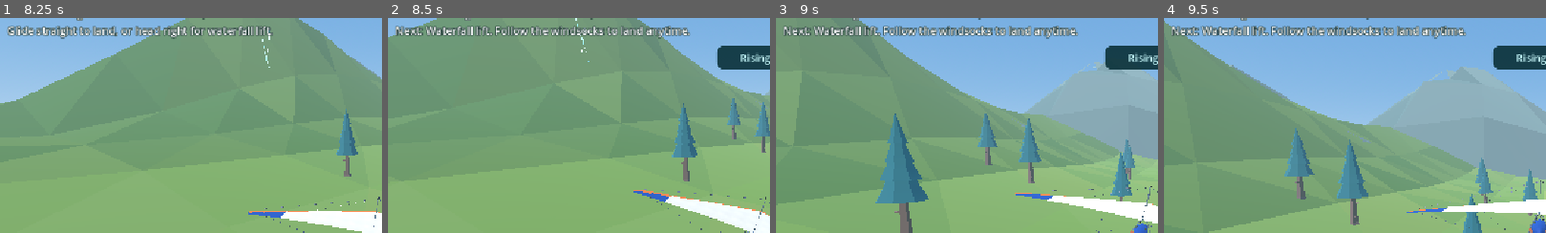
Above: before the commit, frames 1-4 (left to right).
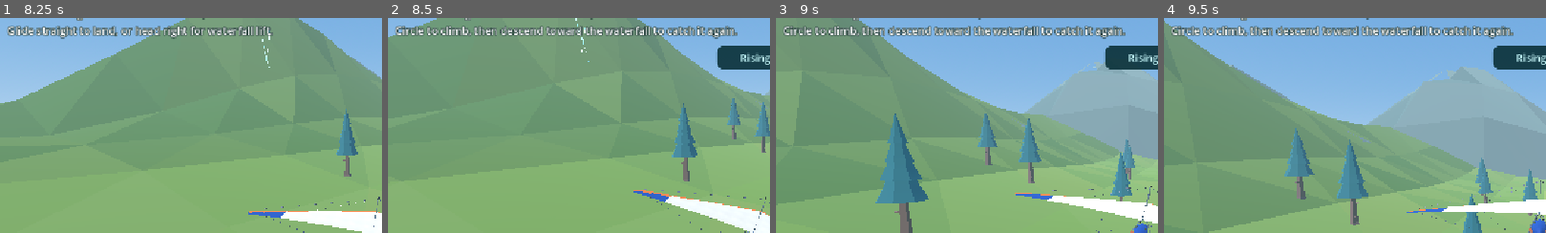
Above: after the commit, the same moments.

Repository: WillowbrookGame/willowbrook
Game: Godot game, scene res://game/skyhill/skyhill.tscn
Two runs of this game, one before a commit and one after it. Both use one fixed random seed, a clock stepped at 60 frames per second and the inputs below. This scene is started directly instead of the project's main scene.
Inputs (mouse positions are % of the whole screen's width and height, from its top left):
- Up to frame 1 (8.25 s): click "Launch (E)" at 0.5 s; tap Enter at 1.25 s; move the mouse to (45, 70) at 1.27 s; hold Up (ui_up) 1.28-2 s; tap E at 1.35 s; click (45, 70) at 1.42 s; tap Space at 1.52, 5.27 s; click "Launch (E)" at 2 s; drag from (80, 65) to (45, 70) at 2.77 s; move the mouse to (20, 35) at 3.52 s; hold Left (ui_left) 3.53-4.25 s; tap P at 3.6 s; drag from (55, 50) to (20, 35) at 4.27 s; move the mouse to (35, 25) at 5.02 s; hold Down (ui_down) 5.03-5.75 s; tap V at 5.1 s; drag from (72, 45) to (35, 25) at 5.77 s; move the mouse to (30, 55) at 6.52 s; hold Up (ui_up) 6.53-7.25 s; tap Q at 6.6 s; click (30, 55) at 6.67 s; drag from (60, 28) to (30, 55) at 7.27 s; move the mouse to (45, 70) at 8.02 s; hold Right (ui_right) from 8.03 s (still down); tap B at 8.1 s
- Up to frame 2 (8.5 s): keep holding Right (ui_right); tap Space at 8.27 s
- Up to frame 3 (9 s): release Right (ui_right) at 8.75 s; drag from (80, 65) to (45, 70) at 8.77 s
- Up to frame 4 (9.5 s): no input
The pictures show only the part of the screen within x 1-51%, y 11-61%; the shares and areas given below are measured in that part.

Frame 1 is identical in both runs. In frame 2, 2.8% of the frame differs, in the area x 2-92%, y 3-10%; in frame 3, 3.0%; in frame 4, 3.1%.

Commit message:
Teach pilots how to chain and re-enter the lift loop

Diff:
--- a/game/skyhill/skyhill.gd
+++ b/game/skyhill/skyhill.gd
@@ -191,7 +191,7 @@
 	if event is InputEventScreenTouch and event.pressed and not _touch_seen:
 		_touch_seen = true
 		stick.show()
-		prompt.text = TOUCH_HINT + ROUTE_HINT
+		prompt.text = _flight_instructions()
 	if event is InputEventScreenTouch:
 		if event.pressed and touch_index < 0 and stick.get_global_rect().has_point(event.position):
 			touch_index = event.index
@@ -315,8 +315,7 @@
 	walker.set_walking(false)
 	$Glider/RiderAnchor.show()
 	flight.reset(launch.global_position, launch.global_rotation.y)
-	var hint := TOUCH_HINT if _touch_seen else KEY_HINT
-	_set_hud(hint + ROUTE_HINT, "Return to deck (E)")
+	_set_hud(_flight_instructions(), "Return to deck (E)")
 
 func _land(where: Vector3) -> void:
 	state = State.LANDING
@@ -449,9 +448,7 @@
 	_active_lift = rising
 	if wind > 0.45 and strongest != _last_lift:
 		_last_lift = strongest
-		var next_lift := _next_wind_field()
-		var hint := TOUCH_HINT if _touch_seen else KEY_HINT
-		prompt.text = hint + "\nNext: %s. Follow the windsocks to land anytime." % next_lift.caption
+		prompt.text = _flight_instructions()
 	var space := get_world_3d().direct_space_state
 	var terrain := space.intersect_ray(PhysicsRayQueryParameters3D.create(prev, next, COURSE_MASK | POLE_MASK))
 	var pole_fraction := _pole_wing_contact(space, prev, next, Vector3(prev_pitch, prev_heading, prev_bank))
@@ -508,6 +505,14 @@
 	_camera_pose(1.0 - exp(-5.0 * delta))
 	_update_route_guide()
 
+func _flight_instructions() -> String:
+	var controls := TOUCH_HINT if _touch_seen else KEY_HINT
+	match _last_lift:
+		lift_zone: return controls + "\nEast ridge next. Circle there to climb, or follow the windsocks to land."
+		ridge_lift: return controls + "\nCircle to climb, then cross to the west ridge."
+		west_lift: return controls + "\nCircle to climb, then descend toward the waterfall to catch it again."
+	return controls + ROUTE_HINT
+
 func _next_wind_field() -> WIND:
 	var index := _wind_fields.find(_last_lift)
 	return _wind_fields[(index + 1) % _wind_fields.size()]
@@ -521,13 +526,22 @@
 	var target := _active_lift if _active_lift != null else _next_wind_field()
 	var marker := target.global_position + Vector3.UP * 7.0
 	var lift_label := target.caption
-	var ahead := (marker - flight.position).dot(Vector3.FORWARD.rotated(Vector3.UP, flight.heading))
+	var bearing := marker - flight.position
+	var forward := Vector3.FORWARD.rotated(Vector3.UP, flight.heading)
 	var rising := state == State.FLYING and flight.lift > 0.10
-	guide.visible = (state == State.DECK or state == State.FLYING) and (rising or (ahead > 1.0 and not camera.is_position_behind(marker)))
+	var ahead := bearing.dot(forward) > 1.0 and not camera.is_position_behind(marker)
+	var seek_behind := not ahead and _last_lift != null and state == State.FLYING
+	guide.visible = (state == State.DECK or state == State.FLYING) and (rising or ahead or seek_behind)
 	if not guide.visible:
 		return
 	var screen := get_viewport().get_visible_rect().size
-	var projected := camera.unproject_position(marker) if not rising else Vector2(screen.x * 0.5, 104.0)
+	var projected := Vector2(screen.x * 0.5, 104.0)
+	if not rising:
+		if ahead:
+			projected = camera.unproject_position(marker)
+		else:
+			var on_right := bearing.dot(forward.cross(Vector3.UP)) >= 0.0
+			projected = Vector2(screen.x if on_right else 0.0, screen.y * 0.46)
 	var outer := 14.0
 	var width := guide.custom_minimum_size.x
 	var caption := "Rising air!" if rising else lift_label
--- a/game/skyhill/test_skyhill_flight.gd
+++ b/game/skyhill/test_skyhill_flight.gd
@@ -369,7 +369,18 @@
 		level.flight.lift = 0.0
 		level.flight.heading = PI
 		level._update_route_guide()
-		check(not level.guide.visible, "Guide should hide after passing or turning away")
+		check(not level.guide.visible, "First-flight guide should hide when turning away")
+		level._last_lift = level.ridge_lift
+		level.flight.heading = -PI * 0.5
+		level._camera_pose(1.0)
+		level._update_route_guide()
+		var next_rect: Rect2 = level.guide.get_global_rect()
+		check(level.guide.visible and level.guide_label.text.contains("West ridge lift"), "Scenic guide should point to the west ridge even while the pilot faces east")
+		check(root.get_visible_rect().encloses(next_rect) and not next_rect.intersects(level.prompt.get_global_rect()) and not next_rect.intersects(level.stick.get_global_rect()) and not next_rect.intersects(level.action.get_global_rect()), "Scenic guide must stay clear of HUD controls at %s" % view)
+		check(level._flight_instructions().contains("Circle to climb"), "Flight instructions should explain circling")
+		level._last_lift = level.west_lift
+		check(level._flight_instructions().contains("descend toward the waterfall"), "Flight instructions should explain returning to the lower lift")
+		level._last_lift = null
 		level.flight.heading = 0.0
 		var touch := InputEventScreenTouch.new()
 		touch.pressed = true
